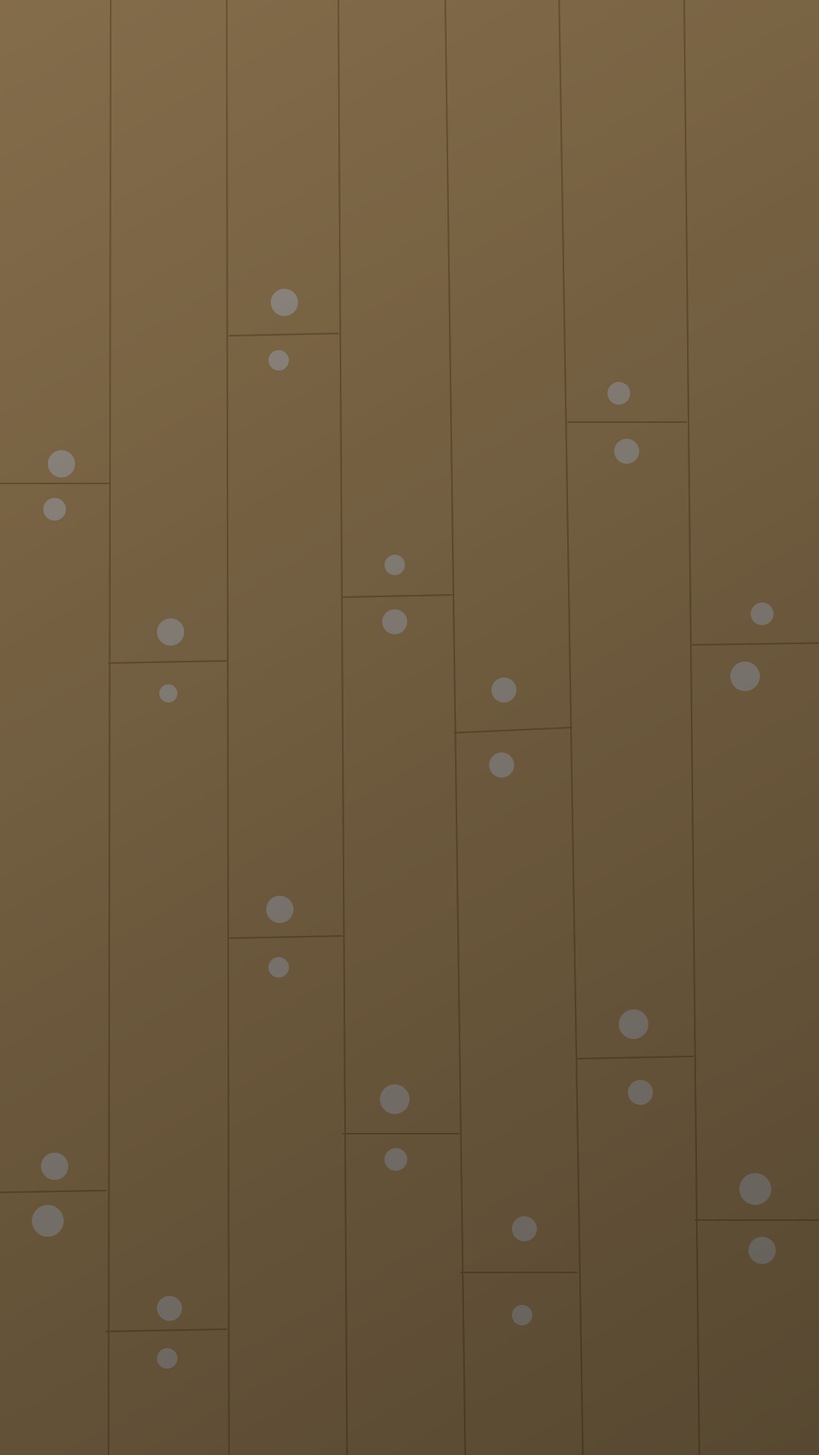
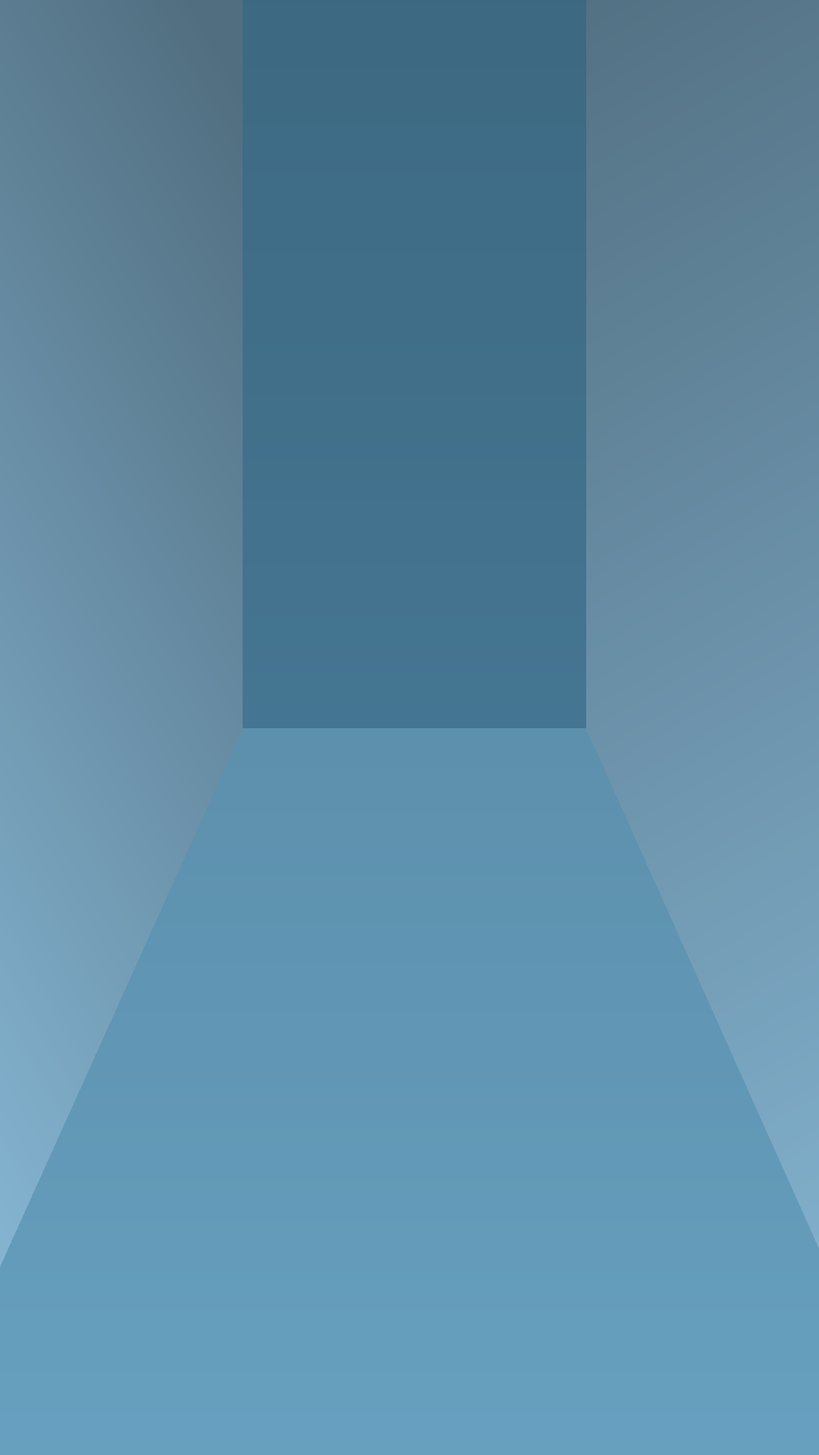
Comparing the layer stacks of the two (819, 1455) images. Changes:
removed layer "Paint Layer 1" over bbox(0, 0, 819, 1455)
added layer "Paint Layer 1 Merged" above "Paint Layer 3" over bbox(0, 0, 819, 1455)
added layer "Paint Layer 3" (1st of 3) above "Paint Layer 3" over bbox(436, 0, 819, 1359)
added layer "Paint Layer 3" (2nd of 3) above "Paint Layer 3" over bbox(0, 0, 437, 1359)
